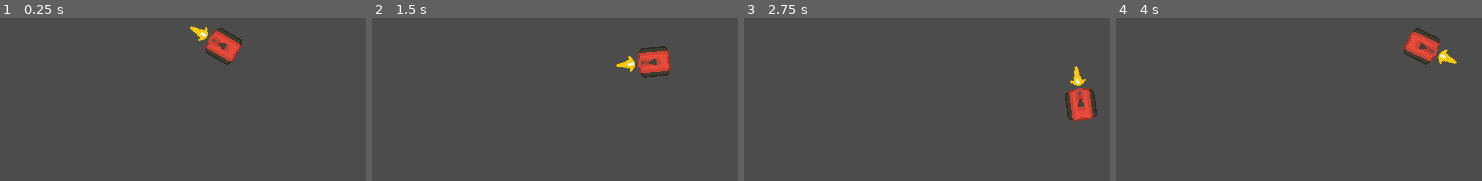
Above: before the commit, frames 1-4 (left to right).
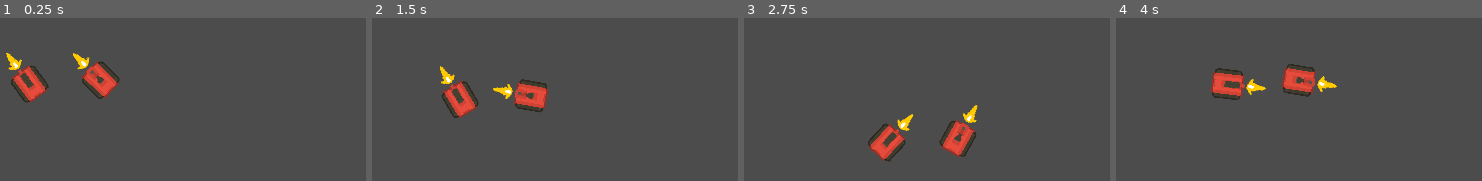
Above: after the commit, the same moments.

Repository: RuanSR/rogue-tank-game
Game: Godot game, scene res://src/Levels/TestLevel/View/TestArea.tscn
Same seed, same stepped clock (60 frames per second), same inputs: the game is played once before the commit and once after it. The engine's default icon, where the game draws it, is replaced by a stand-in: a white triangle on a blue panel in a dark square.
Inputs (mouse positions are in pixels of both pictures, inside the frame that each line leads up to):
- Up to frame 1 (0.25 s): no input
- Up to frame 2 (1.5 s): tap Enter at 0.5 s; move the mouse to (outside the picture) at 0.52 s; hold Right (ui_right) 0.53-1.28 s; move the mouse to (448, 81) at 1.27 s; hold Down (ui_down) from 1.28 s (still down)
- Up to frame 3 (2.75 s): move the mouse to (outside the picture) at 2.02 s; release Down (ui_down) at 2.03 s; hold Right (ui_right) from 2.03 s (still down)
- Up to frame 4 (4 s): move the mouse to (1313, 151) at 2.77 s; release Right (ui_right) at 2.78 s; hold Up (ui_up) 2.78-3.53 s; move the mouse to (outside the picture) at 3.52 s; hold Left (ui_left) from 3.53 s (still down)

The runs differ from the first frame. In frame 1, 5.2% of the frame differs, in the area x 1-67%, y 4-53%; in frame 2, 5.2%; in frame 3, 5.2%; in frame 4, 5.2%.

Commit message:
Adiciona modo tool no node PlayerTank
Adiciona campo para textura padrao no node SkinManager

Diff:
--- a/src/Levels/TestLevel/View/TestArea.tscn
+++ b/src/Levels/TestLevel/View/TestArea.tscn
@@ -1,8 +1,40 @@
-[gd_scene load_steps=2 format=2]
+[gd_scene load_steps=6 format=2]
 
 [ext_resource path="res://src/Modules/PlayerTank/View/PlayerTank.tscn" type="PackedScene" id=1]
+[ext_resource path="res://src/Modules/PlayerTank/@Assets/tank_body/tankBody_darkLarge_outline.png" type="Texture" id=2]
+[ext_resource path="res://src/Modules/PlayerTank/@Assets/barrel/barrel_black_side.png" type="Texture" id=3]
+[ext_resource path="res://src/Modules/PlayerTank/@Assets/barrel/barrelBlack_top.png" type="Texture" id=4]
+[ext_resource path="res://src/Modules/PlayerTank/@Assets/tank_body/tankBody_green_outline.png" type="Texture" id=5]
 
 [node name="TestArea" type="Node2D"]
 
 [node name="Tank" parent="." instance=ExtResource( 1 )]
-position = Vector2( 495, 285 )
+position = Vector2( 337.467, 328.52 )
+rotation = -181.782
+
+[node name="TankBodySprite" parent="Tank" index="2"]
+texture = ExtResource( 5 )
+
+[node name="BarrelSkinManager" parent="Tank/TankBarrelNode2D" index="0"]
+path_skins = "res://src/Modules/PlayerTank/@Assets/barrel/"
+selected_index_texture = 0
+
+[node name="TankBarrelSprite" parent="Tank/TankBarrelNode2D" index="2"]
+texture = ExtResource( 4 )
+
+[node name="PlayerTank" parent="." instance=ExtResource( 1 )]
+position = Vector2( 246.467, 333.52 )
+rotation = -131.854
+
+[node name="TankBodySprite" parent="PlayerTank" index="2"]
+texture = ExtResource( 2 )
+
+[node name="BarrelSkinManager" parent="PlayerTank/TankBarrelNode2D" index="0"]
+path_skins = "res://src/Modules/PlayerTank/@Assets/barrel/"
+selected_index_texture = 2
+
+[node name="TankBarrelSprite" parent="PlayerTank/TankBarrelNode2D" index="2"]
+texture = ExtResource( 3 )
+
+[editable path="Tank"]
+[editable path="PlayerTank"]
--- a/src/Modules/Managers/SkinManager/SkinManager.tscn
+++ b/src/Modules/Managers/SkinManager/SkinManager.tscn
@@ -1,6 +1,9 @@
-[gd_scene load_steps=2 format=2]
+[gd_scene load_steps=3 format=2]
 
 [ext_resource path="res://src/Modules/Managers/SkinManager/skin_manager.gd" type="Script" id=1]
+[ext_resource path="res://icon.png" type="Texture" id=2]
 
 [node name="SkinManager" type="Node2D"]
 script = ExtResource( 1 )
+path_skins = "res://src/Modules/PlayerTank/@Assets/tank_body/"
+default_texture = ExtResource( 2 )
--- a/src/Modules/Managers/SkinManager/skin_manager.gd
+++ b/src/Modules/Managers/SkinManager/skin_manager.gd
@@ -2,7 +2,9 @@
 
 export var path_skins: String
 export var file_extension: String = ".png" setget set_file_extension
-export var texture_index: int = 0 setget set_texture_index
+export var selected_index_texture: int = -1 setget set_texture_index
+
+export var default_texture: Texture
 
 var selected_texture: Texture
 var selected_texture_name: String
@@ -10,11 +12,12 @@
 var _list_of_paths: Array = []
 var _list_of_name_textures: Array = []
 
+
 func _ready():
 	_dynamic_load_skins(path_skins)
 
-	selected_texture = load(_list_of_paths[texture_index])
-	selected_texture_name = _list_of_name_textures[texture_index]
+	_set_selected_texture()
+	_set_selected_texture_name()
 
 func _dynamic_load_skins(path: String) -> void:
 	var directory = Directory.new()
@@ -32,7 +35,6 @@
 	else:
 		print("An error occurred when trying to access the path.")
 
-
 func _set_list_of_name_textures(file_name: String) -> void:
 	var parsed_file_name = file_name.replace("_", " ").replace(".png", "")
 
@@ -46,9 +48,22 @@
 
 func set_texture_index(value: int = 0) -> void:
 	if (value < 0):
-		texture_index = 0
+		selected_index_texture = 0
 
-	texture_index = value
+	selected_index_texture = value
 
 func set_file_extension(value: String) -> void:
 	file_extension = _file_extension_valid_parser(value)
+
+func _set_selected_texture() -> void:
+	if (selected_index_texture == -1):
+		selected_texture = default_texture
+		return
+
+	selected_texture = load(_list_of_paths[selected_index_texture])
+
+func _set_selected_texture_name() -> void:
+	if (selected_index_texture == -1):
+		selected_texture_name = default_texture.get_name()
+		return
+	selected_texture_name = _list_of_name_textures[selected_index_texture]
--- a/src/Modules/PlayerTank/View/PlayerTank.tscn
+++ b/src/Modules/PlayerTank/View/PlayerTank.tscn
@@ -88,31 +88,34 @@
 }
 
 [node name="PlayerTank" type="KinematicBody2D"]
+rotation = -134.129
 script = ExtResource( 2 )
 
 [node name="TankBodySkinManager" parent="." instance=ExtResource( 7 )]
-path_skins = "res://src/Modules/PlayerTank/@Assets/tank_body/"
+selected_index_texture = 0
 
 [node name="TankBodyCollisionPoly2D" type="CollisionPolygon2D" parent="."]
 polygon = PoolVector2Array( -15, -20, -21, -15, -21, 13, -14, 19, -10, 21, 10, 21, 15, 18, 21, 14, 21, -15, 18, -19, 13, -21, -14, -21 )
 
 [node name="TankBodySprite" type="Sprite" parent="."]
+rotation = 1.5708
 texture = ExtResource( 3 )
 
 [node name="TankBarrelNode2D" type="Node2D" parent="."]
 
 [node name="BarrelSkinManager" parent="TankBarrelNode2D" instance=ExtResource( 7 )]
-path_skins = "res://src/Modules/PlayerTank/@Assets/barrel/"
-file_extension = "png"
 
 [node name="BulletMuzzlePosition2D" type="Position2D" parent="TankBarrelNode2D"]
+position = Vector2( 30, 0 )
 
 [node name="TankBarrelSprite" type="Sprite" parent="TankBarrelNode2D"]
+rotation = 1.5708
 texture = ExtResource( 1 )
 offset = Vector2( 0, -9 )
 
 [node name="BulletShotSprite" type="Sprite" parent="TankBarrelNode2D"]
 position = Vector2( 0, -36 )
+rotation = -1.5708
 texture = ExtResource( 4 )
 
 [node name="BulletShotAnimationPlayer" type="AnimationPlayer" parent="TankBarrelNode2D"]
--- a/src/Modules/PlayerTank/View/player_tank_view.gd
+++ b/src/Modules/PlayerTank/View/player_tank_view.gd
@@ -1,3 +1,4 @@
+tool
 extends KinematicBody2D
 
 const _prefab_bullet: PackedScene = preload("res://src/Modules/PlayerTank/View/TankBullet.tscn")
@@ -11,21 +12,31 @@
 onready var TankBarrelSprite: Sprite = $TankBarrelNode2D/TankBarrelSprite
 onready var BulletShotSprite: Sprite = $TankBarrelNode2D/BulletShotSprite
 onready var BulletShotAnimationPlayer: AnimationPlayer = $TankBarrelNode2D/BulletShotAnimationPlayer
-onready var TankBodySkinManager: Node2D = $TankBodySkinManager
-onready var TankBarrelSkinManager: Node2D = $TankBarrelNode2D/BarrelSkinManager
+onready var TankBodySkinManager: Node = $TankBodySkinManager
+onready var TankBarrelSkinManager: Node = $TankBarrelNode2D/BarrelSkinManager
 
 func _ready():
+
 	_presenter = PlayerPresenter.new(self)
-
 	_presenter.set_node_config()
 
 	load_selected_texture()
 
 func _process(_delta):
 
+	if (_is_editor_tool()):
+		return
+
 	_presenter.on_move()
 	_presenter.on_shoot()
 	_presenter.look_at_mouse()
+
+func _draw():
+	if (_is_editor_tool()):
+		update()
+
+func _is_editor_tool() -> bool:
+	return Engine.editor_hint
 
 func load_selected_texture() -> void:
 	print("Selected Body: ", TankBodySkinManager.selected_texture_name)
